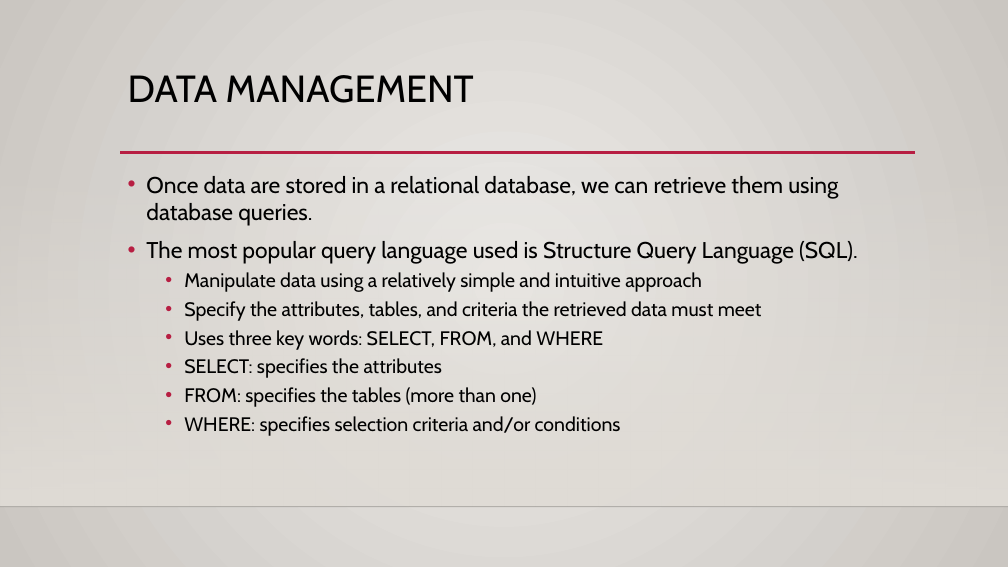
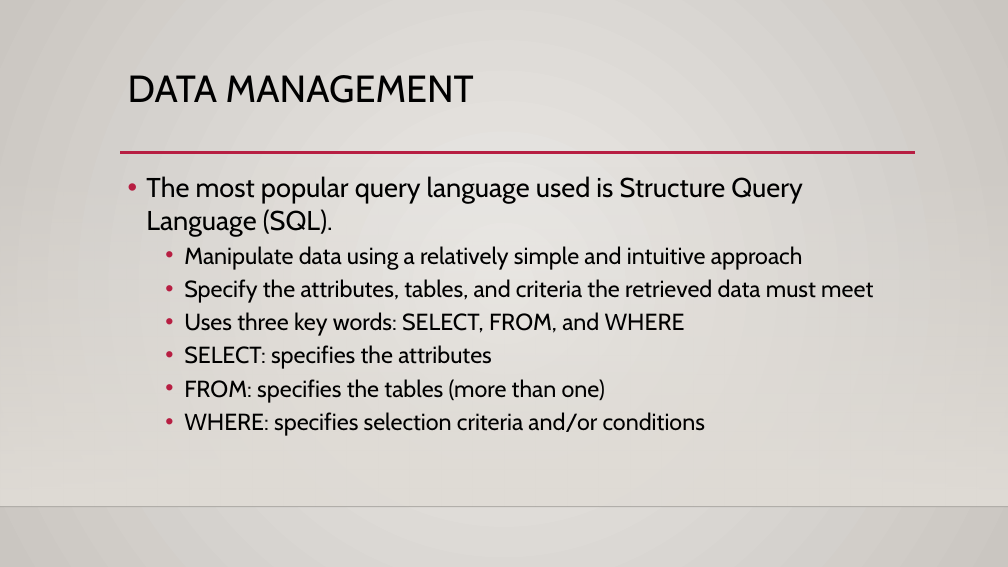
Before and after one commit to AkeemSemper/ml_datasets, a slide deck: slide 13 of slides/chapter_6_joins.pptx (slide 11 before the commit). Drawn at 1008x567 pixels with LibreOffice and Linux fonts; fonts in the diff are those of the drawing; background and template pictures are left out. Boxes give left, top, right and bottom in pixels: in the first picture for what was removed or moved away, otherwise in the second. Text is boxed around its words. In the diff, an @@ line names an element or a change of style, - is before the commit and + after.

```diff
--- a/slides/chapter_6_joins.pptx
+++ b/slides/chapter_6_joins.pptx
@@ text "The most popular query language ..." at (146,176,873,436): size 21.7 to 25.9 pt in "The most popular query language used is ..."; size 18.6 to 22.2 pt in "Manipulate data using a relatively simple and ...", "Specify the attributes, tables, and criteria the ...", "Uses three key words: SELECT, FROM, and ...", "SELECT: specifies the attributes" and 2 more places @@
@@ text at (146,176,838,226): paragraph removed @@
-• Once data are stored in a relational database, we can retrieve them using database queries.
```
Also in this commit, not shown: 2 other slides changed, 2 slides added, 1 slide removed.
